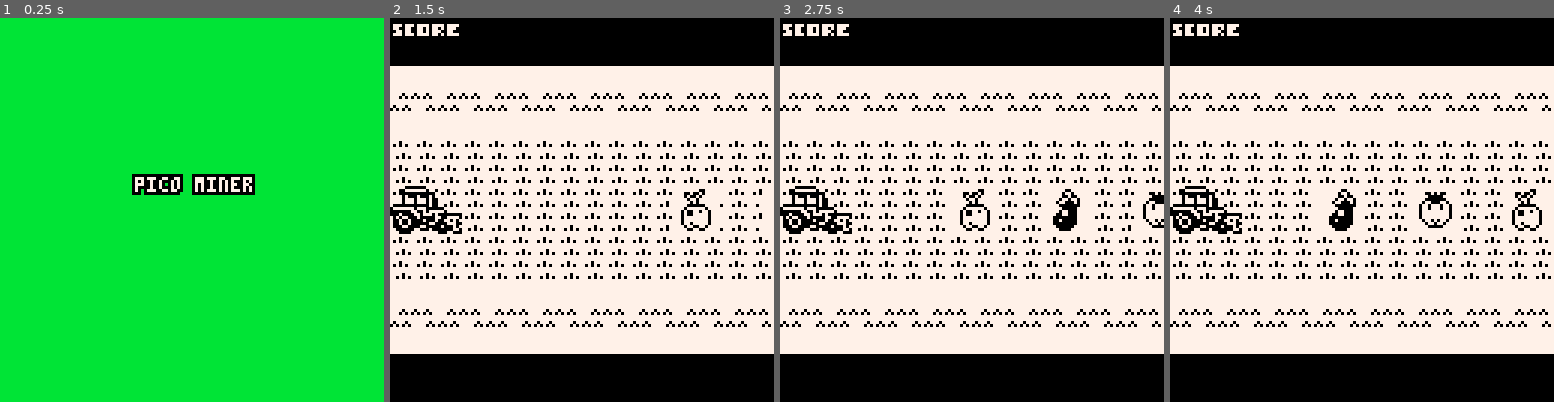
Above: before the commit, frames 1-4 (left to right).
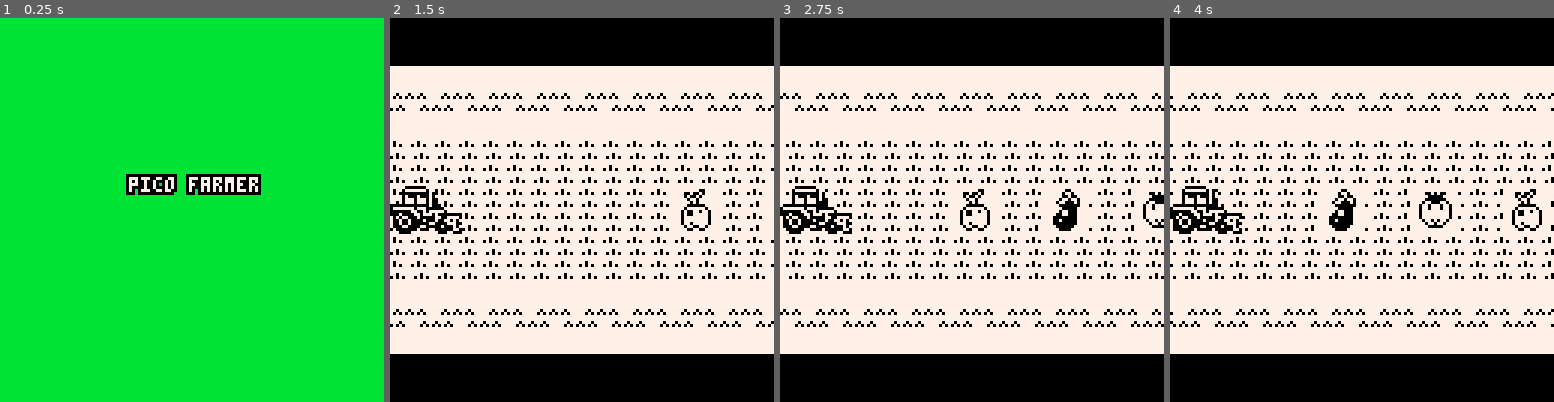
Above: after the commit, the same moments.

Repository: misato/picoMiner
Game: PICO-8 cartridge miner.p8
Two runs of this game, one before a commit and one after it. Both use one fixed random seed, a clock stepped at 60 frames per second and the inputs below.
Inputs:
- Up to frame 1 (0.25 s): no input
- Up to frame 2 (1.5 s): tap X (X key) at 0.33, 1.07 s; tap O (Z key) at 0.7 s
- Up to frame 3 (2.75 s): tap O (Z key) at 1.7, 2.1, 2.5 s; tap X (X key) at 1.85 s
- Up to frame 4 (4 s): tap O (Z key) at 2.9, 3.3, 3.7 s; tap X (X key) at 2.97 s

The runs differ from the first frame. In frame 1, 0.9% of the frame differs, in the area x 32-68%, y 40-47%; in frame 2, 6.2%; in frame 3, 12%, in the area x 0-100%, y 1-81%; in frame 4, 12%.

Commit message:
Added background scrolling and music

Diff:
--- a/miner.p8
+++ b/miner.p8
@@ -73,12 +73,13 @@
     if btn(5) or btn(4) then
         create_vegetable()
         state = game_states.game
+        music(1)
     end
 end
 
 function draw_splash()
     rectfill(0,0,screen_size,screen_size,11)
-    local text = "pico miner"
+    local text = "pico farmer"
     write(text, text_x_pos(text), 52,7)
 end
 
@@ -109,9 +110,7 @@
         return
     end
     local index = flr(rnd(5))+1
-    printh("index: "..index)
     local sprite = veggy_sprites[index]
-    printh("sprite: "..sprite)
     local vegetable = vegetable.create(sprite,128,items_y_position)
     add(vegetables,vegetable)
 end
@@ -128,28 +127,47 @@
     spr(vegetable.sprite,vegetable.x, vegetable.y,2,2)
 end
 
+function update_map_position()
+    map_position -= 1
+    map_position2 -= 1
+
+    if map_position < -127 then
+        map_position = 128
+    end
+
+    if map_position2 < -127 then
+        map_position2 = 128
+    end
+end
+
+
+automatic = true
+
 function update_game()
-    -- scroll vegetables
-    frame_counter += 1
-    if frame_counter > 30 then
-        create_vegetable()
-        frame_counter = 0
-    end
-    foreach(vegetables, scroll_vegetable)
-
-end
+    if automatic or (not automatic and btn(4)) then
+        frame_counter += 1
+        if frame_counter > 30 then
+            create_vegetable()
+            frame_counter = 0
+        end
+
+        foreach(vegetables, scroll_vegetable)
+
+        update_map_position()
+    end
+end
+
+map_position = 0
+map_position2 = 128
+items_y_position = 56
 
 function draw_game()
-    map(0,0,0,0,16,16)
+
+    map(0,0,map_position,0,16,16)
+    map(0,0,map_position2,0,16,16)
+
     foreach(vegetables,draw_vegetable)
-    -- for i=1,count(vegetables) do
-    --     local veggy = vegetables[i]
-    --     if veggy >= 0 then
-    --         local x = (i-1)*tile_size
-    --         -- printh("Draw sprite "..veggy.." in x: "..x)
-    --         spr(veggy,x,items_y_position,2,2)
-    --     end
-    -- end
+
     --- player
     spr(67,0,items_y_position,3,2)
 
@@ -170,7 +188,6 @@
 -- change this if you use a different resolution like 64x64
 screen_size = 128
 tile_size = 16
-items_y_position = 56
 
 function tile_to_coord(tile)
     return tile * tile_size
@@ -338,7 +355,7 @@
 0000000000000000000000000000000000000000000000000000000000000000000000000000000000000000000000000000000000000000000000000000000000000000000000000000000000000000000000000000000000000000000000000000000000000000000000000000000000000000000000000000000000000000
 0000000000000000000000000000000000000000000000000000000000000000000000000000000000000000000000000000000000000000000000000000000000000000000000000000000000000000000000000000000000000000000000000000000000000000000000000000000000000000000000000000000000000000
 __map__
-f0f1f20000000000000000000000000000000000000000000000000000000000000000000000000000000000000000000000000000000000000000000000000000000000000000000000000000000000000000000000000000000000000000000000000000000000000000000000000000000000000000000000000000000000
+0505050000000000000000000000000000000000000000000000000000000000000000000000000000000000000000000000000000000000000000000000000000000000000000000000000000000000000000000000000000000000000000000000000000000000000000000000000000000000000000000000000000000000
 0505050505050505050505050505050500000000000000000000000000000000000000000000000000000000000000000000000000000000000000000000000000000000000000000000000000000000000000000000000000000000000000000000000000000000000000000000000000000000000000000000000000000000
 0404040404040404040404040404040400000000000000000000000000000000000000000000000000000000000000000000000000000000000000000000000000000000000000000000000000000000000000000000000000000000000000000000000000000000000000000000000000000000000000000000000000000000
 0203020302030203020302030203020300000000000000000000000000000000000000000000000000000000000000000000000000000000000000000000000000000000000000000000000000000000000000000000000000000000000000000000000000000000000000000000000000000000000000000000000000000000
